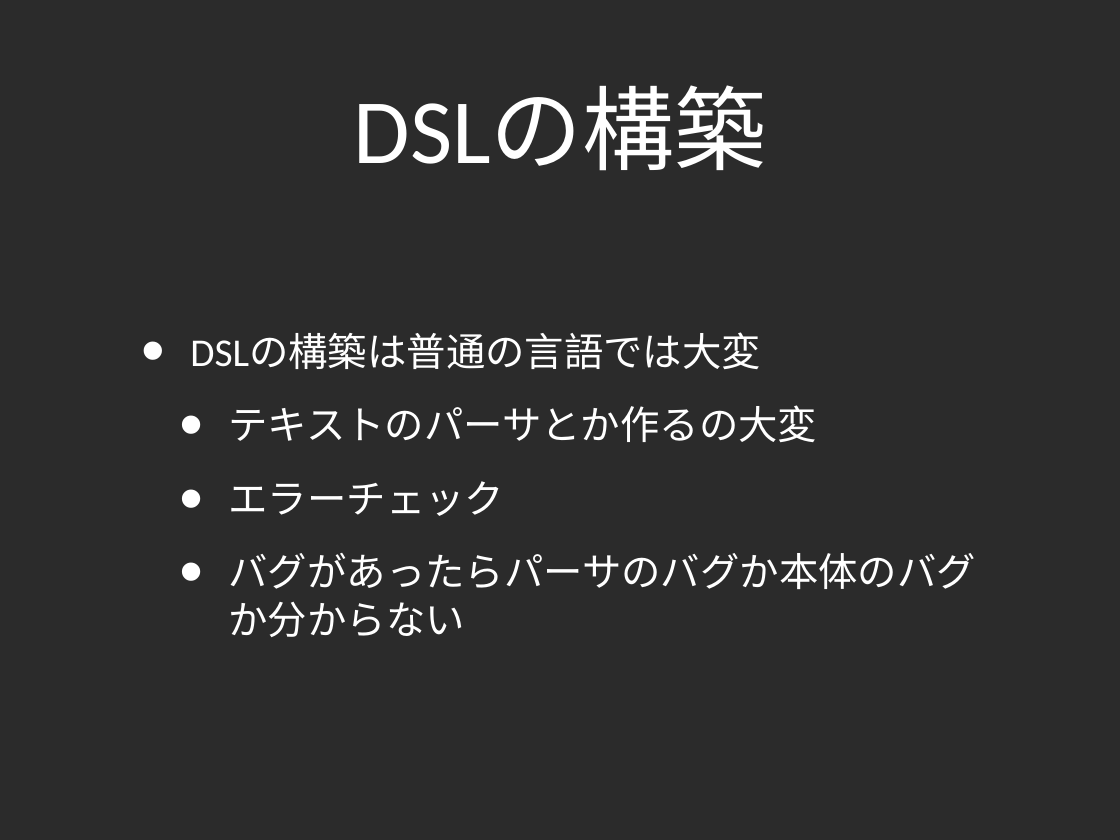
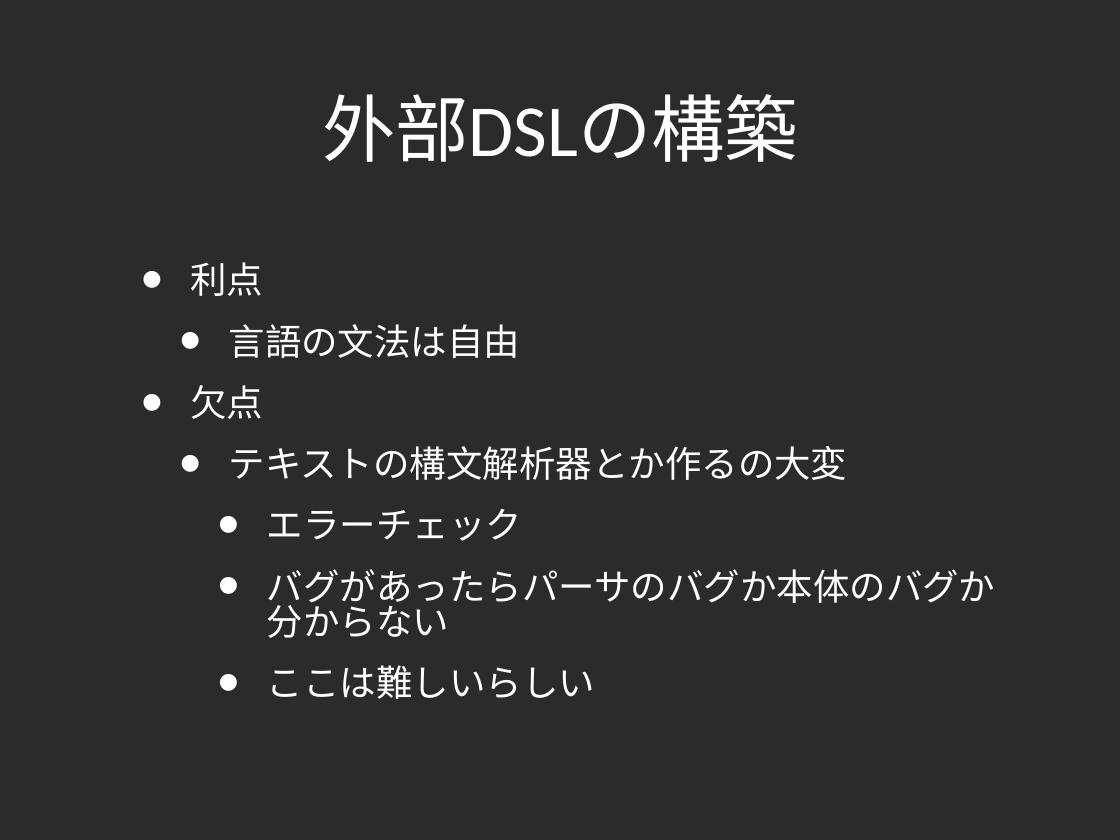
Before and after one commit to lambdasakura/doc, a slide deck: slide 21 of zengeren/fast_game_development_2010:02:12.ppt (slide 22 before the commit). Drawn at 1120x840 pixels with LibreOffice and Linux fonts; fonts in the diff are those of the drawing; background and template pictures are left out; a plain dark background stands for a picture behind light text. Boxes give left, top, right and bottom in pixels: in the first picture for what was removed or moved away, otherwise in the second. Text is boxed around its words. In the diff, an @@ line names an element or a change of style, - is before the commit and + after.

```diff
--- a/zengeren/fast_game_development_2010:02:12.ppt
+++ b/zengeren/fast_game_development_2010:02:12.ppt
@@ title at (322,94,798,162): text changed; size 84 to 67 pt @@
-DSLの構築
+外部DSLの構築
@@ text at (190,262,848,480): text changed; size 36 to 33.3 pt @@
-• DSLの構築は普通の言語では大変
-  • テキストのパーサとか作るの大変
+• 利点
+  • 言語の文法は自由
+• 欠点
+  • テキストの構文解析器とか作るの大変
@@ text at (267,508,996,638): size 36 to 33.3 pt in "エラーチェック", "バグがあったらパーサのバグか本体のバグか分からない"; list level 2 to 3 in "エラーチェック"; line spacing 1 to 0.8; list level 2 to 3 in "バグがあったらパーサのバグか本体のバグか分からない" @@
@@ text at (267,665,595,699): paragraph added @@
+    • ここは難しいらしい
```
Also in this commit, not shown: 12 other slides changed, 7 slides added, 1 slide removed, 1 other file.
